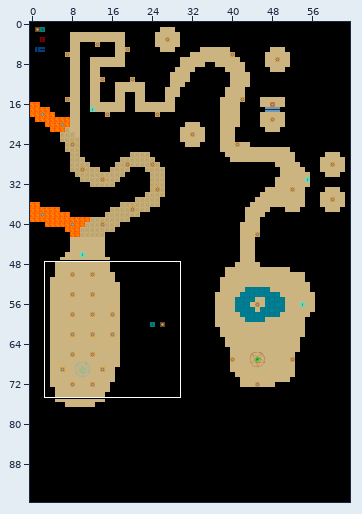
Two states of a Tiled map (JSON), assets/maps/chap1.json. The picture above shows the old version from afar; the outline marks the close-up.
Close-up. Before:
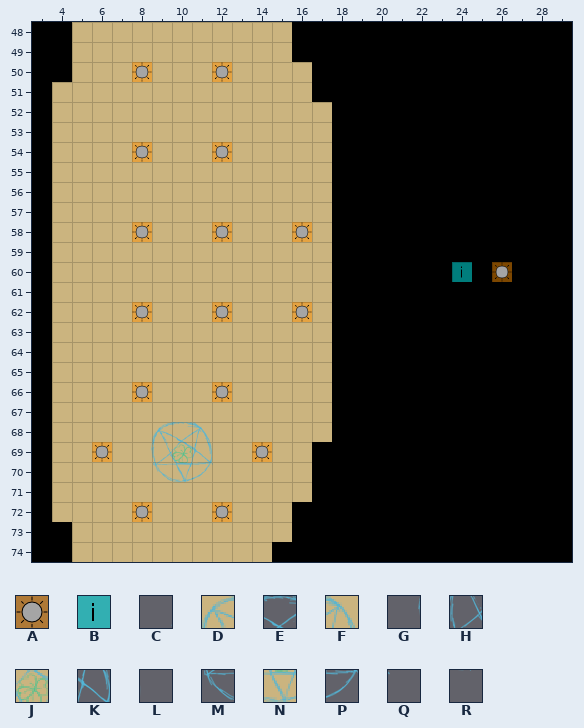
Cells are 32x32 px. Shown: x 3..29, y 48..74. The commit also changed other parts of the map, which this record leaves out.
Key: from "items": A 0, B 5; from "spawn": C 5, D 6, E 7, F 8, G 10, H 11, J 12, K 13, L 14, M 16, N 17, P 18, Q 19, R 22.
_ is an empty cell.
Objects are placed by their top-left corner, in cells (3,4 is the top-left corner of cell 3,4); size is 1x1 cell unless given.
Layers that did not change in this view are not listed.
Layer "overlay" before, first column x 3:
48 ___________________________
49 ___________________________
50 ___________________________
51 ___________________________
52 ___________________________
53 ___________________________
54 ___________________________
55 ___________________________
56 ___________________________
57 ___________________________
58 ___________________________
59 ___________________________
60 ___________________________
61 ___________________________
62 ___________________________
63 ___________________________
64 ___________________________
65 ___________________________
66 ___________________________
67 ___________________________
68 _____CDEF__________________
69 _____GHJKL_________________
70 ______MNPQ_________________
71 _______R___________________
72 ___________________________
73 ___________________________
74 ___________________________
Objects on layer "lights" before:
A "LowLight" at 8,50
A "LowLight" at 12,50
A "LowLight" at 8,54
A "LowLight" at 12,54
A "LowLight" at 8,58
A "LowLight" at 12,58
A "LowLight" at 16,58
A "PurpleLight" at 26,60
A "LowLight" at 8,62
A "LowLight" at 12,62
A "LowLight" at 16,62
A "LowLight" at 12,66
A "LowLight" at 8,66
A "LowLight" at 6,69
A "LowLight" at 14,69
A "LowLight" at 8,72
A "LowLight" at 12,72
Objects on layer "items" before:
B "clock" at 24,60
And afterwards:
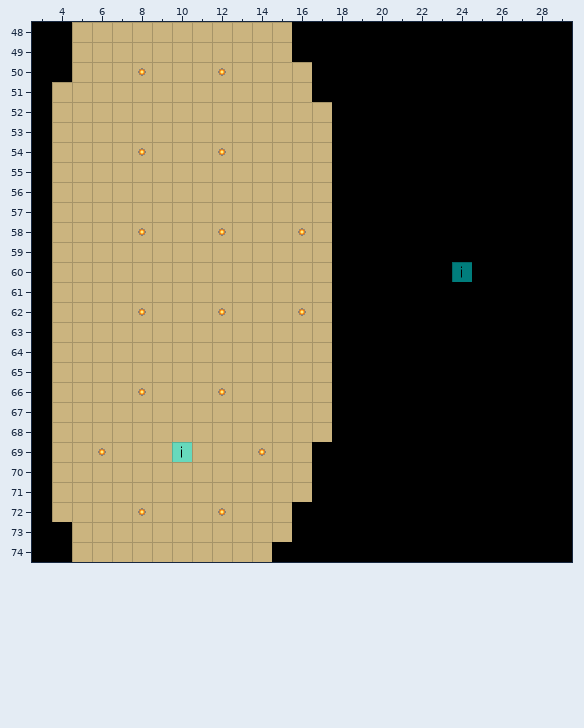
See-through tiles are keyed as they look on the map.
What changed:
Layer "overlay" (removed):
y 68: x 9..11 DEF -> ___
y 69: x 8..11 GHJK -> ____
y 70: x 9..11 MNP -> ___
Layer "lights" (now hidden):
removed: A "LowLight" at 8,50
removed: A "LowLight" at 12,50
removed: A "LowLight" at 8,54
removed: A "LowLight" at 12,54
removed: A "LowLight" at 8,58
removed: A "LowLight" at 12,58
removed: A "LowLight" at 16,58
removed: A "PurpleLight" at 26,60
removed: A "LowLight" at 8,62
removed: A "LowLight" at 12,62
removed: A "LowLight" at 16,62
removed: A "LowLight" at 12,66
removed: A "LowLight" at 8,66
removed: A "LowLight" at 6,69
removed: A "LowLight" at 14,69
removed: A "LowLight" at 8,72
removed: A "LowLight" at 12,72
Layer "items":
added: B "exit" at 10,69
